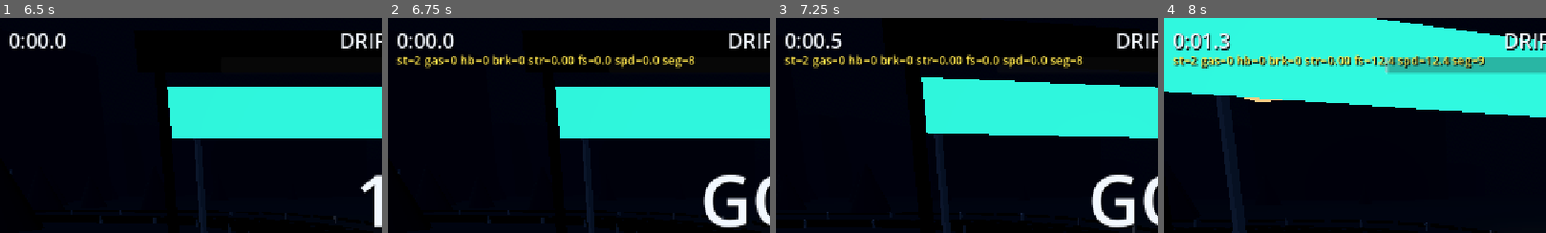
Above: before the commit, frames 1-4 (left to right).
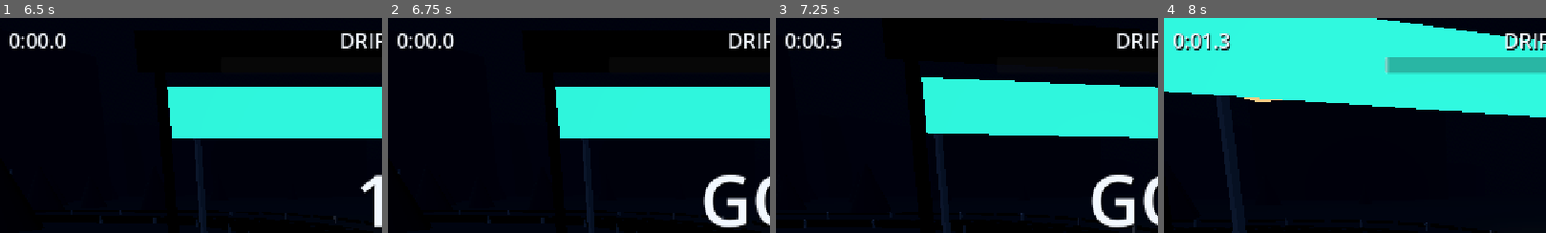
Above: after the commit, the same moments.

Repository: Thefreatbandz/touge
Game: Godot game, scene res://scenes/main.tscn
Two runs of this game, one before a commit and one after it. Both use one fixed random seed, a clock stepped at 60 frames per second and the inputs below.
Inputs:
- Up to frame 1 (6.5 s): click "<" at 0.5 s; click ">" at 1.25 s; click "GAS" at 2 s; click "BRK" at 2.75 s; click "HB" at 3.5 s; click "TAP TO RACE" at 4.25 s; hold Right 5.03-5.78 s; tap Space at 5.27, 6.02 s; tap Enter at 5.75 s; hold Down from 5.78 s (still down)
- Up to frame 2 (6.75 s): tap Space at 6.5 s; release Down at 6.53 s; hold Right from 6.53 s (still down)
- Up to frame 3 (7.25 s): keep holding Right
- Up to frame 4 (8 s): release Right at 7.28 s; hold Up from 7.28 s (still down); tap Space at 7.52 s
The pictures show only the part of the screen within x 1-51%, y 0-50%; the shares and areas given below are measured in that part.

Frame 1 is identical in both runs. In frame 2, 2.0% of the frame differs, in the area x 2-81%, y 16-24%; in frame 3, 2.0%; in frame 4, 2.8%, in the area x 2-84%, y 16-24%.

Commit message:
TOUGE: fix button focus stealing SPACE, GO banner, arrow glyphs; remove debug

Diff:
--- a/scripts/hud.gd
+++ b/scripts/hud.gd
@@ -19,7 +19,6 @@
 var _result_panel: Control
 var _result_l: Label
 var _hint_l: Label
-var _dbg_l: Label  # TEMPORARY diagnostic overlay
 
 func _ready() -> void:
 	layer = 10
@@ -51,6 +50,7 @@
 	b.position = pos
 	b.custom_minimum_size = size
 	b.size = size
+	b.focus_mode = Control.FOCUS_NONE  # never steal SPACE/ENTER from driving
 	b.add_theme_font_size_override("font_size", font)
 	b.add_theme_color_override("font_color", Color(1, 1, 1, 0.92))
 	var sb := StyleBoxFlat.new()
@@ -116,10 +116,6 @@
 	_hint_l.custom_minimum_size = Vector2(1280, 28)
 	_hint_l.modulate = Color(1, 1, 1, 0.45)
 	add_child(_hint_l)
-	# TEMPORARY diagnostic overlay
-	_dbg_l = _mk_label("", 20, Vector2(24, 56))
-	_dbg_l.add_theme_color_override("font_color", Color(1.0, 0.9, 0.3))
-	add_child(_dbg_l)
 	# title overlay
 	_title_panel = _mk_dim()
 	var tt := _mk_label("TOUGE", 110, Vector2(0, 150), HORIZONTAL_ALIGNMENT_CENTER)
@@ -132,6 +128,7 @@
 	_title_panel.add_child(ts)
 	var go_b := Button.new()
 	go_b.text = "TAP TO RACE"
+	go_b.focus_mode = Control.FOCUS_NONE
 	go_b.position = Vector2(1280 / 2 - 170, 430)
 	go_b.custom_minimum_size = Vector2(340, 100)
 	go_b.size = Vector2(340, 100)
@@ -147,6 +144,7 @@
 	_result_panel.add_child(_result_l)
 	var re := Button.new()
 	re.text = "RUN IT BACK"
+	re.focus_mode = Control.FOCUS_NONE
 	re.position = Vector2(1280 / 2 - 170, 500)
 	re.custom_minimum_size = Vector2(340, 90)
 	re.size = Vector2(340, 90)
@@ -191,9 +189,6 @@
 func hide_results() -> void:
 	_result_panel.visible = false
 
-func set_dbg(t: String) -> void:
-	_dbg_l.text = t
-
 func _fmt_time(s: float) -> String:
 	var m := int(s) / 60
 	var sec := s - m * 60
--- a/scripts/main.gd
+++ b/scripts/main.gd
@@ -170,10 +170,6 @@
 			_smoke.emitting = _car.drifting
 			_hud.set_hud(_race_t, _car.drift_score, _car.speed_kmh(),
 				_track.progress_of(_car._seg))
-			# TEMPORARY diagnostic overlay
-			_hud.set_dbg("st=%d gas=%d hb=%d brk=%d str=%.2f fs=%.1f spd=%.1f seg=%d" % [
-				_state, int(_hud.t_gas), int(_hud.t_hb), int(_hud.t_brake),
-				_hud.touch_steer(), _car.f_speed, _car.vel.length(), _car._seg])
 			if _car._seg >= _track.finish_idx:
 				_finish()
 		State.FINISHED:
Not shown, changed: build/web/index.html
Not shown, changed: build/web/index.pck
Not shown, changed: docs/index.html
Not shown, changed: docs/touge.html
Not shown, changed: docs/touge.pck
